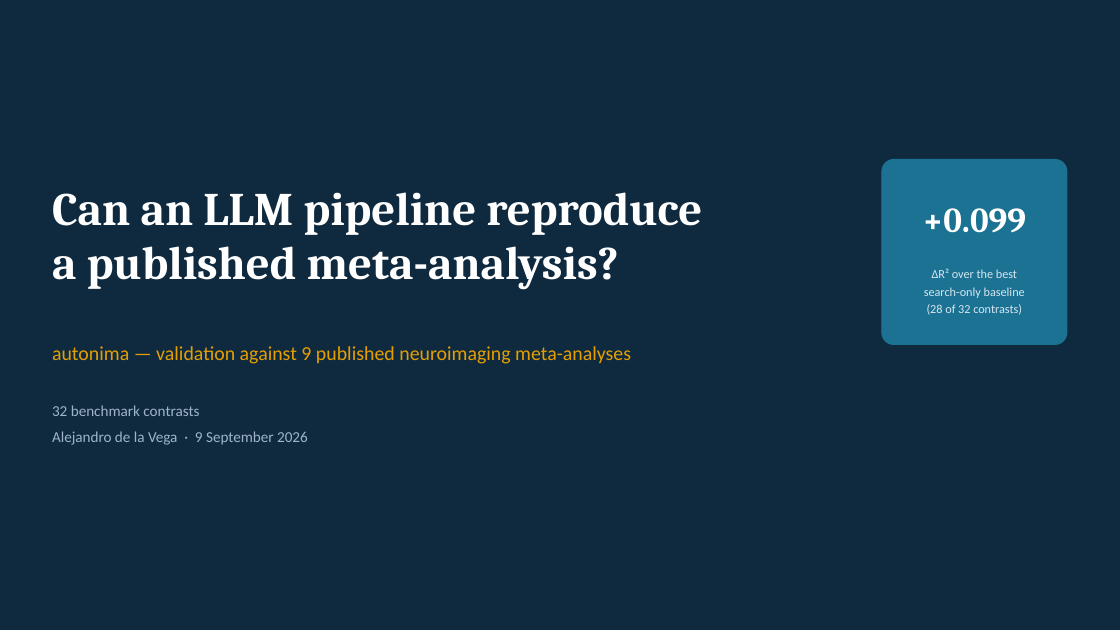
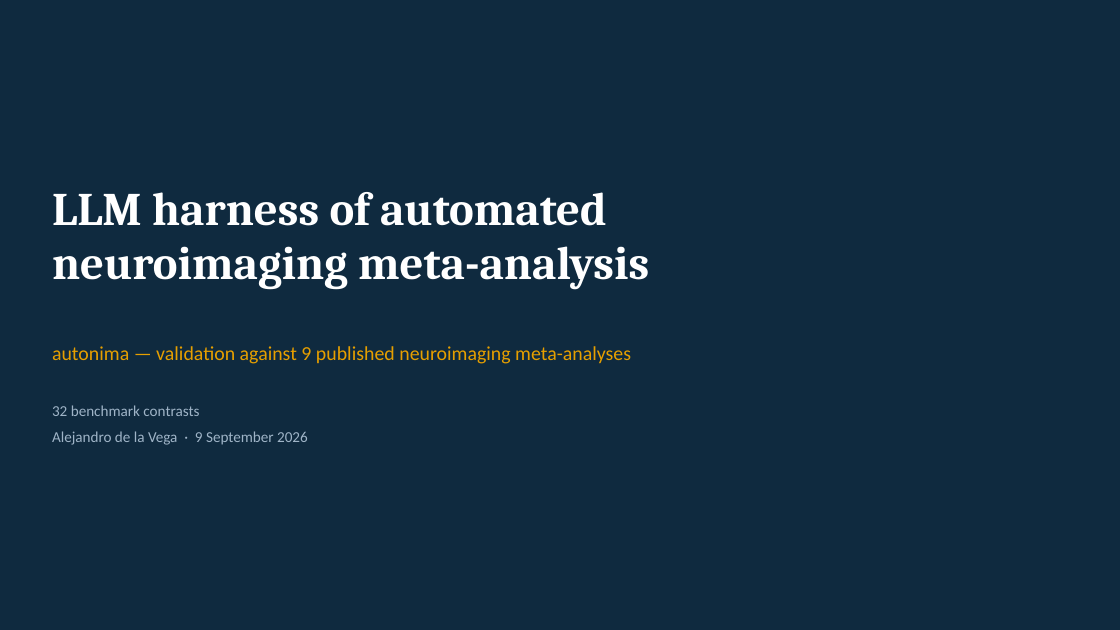
Before and after one commit to neurostuff/autonima-results, a slide deck: slide 1 of autonima_results_deck.pptx. Drawn at 1120x630 pixels with LibreOffice and Linux fonts; fonts in the diff are those of the drawing. Boxes give left, top, right and bottom in pixels: in the first picture for what was removed or moved away, otherwise in the second. Text is boxed around its words. In the diff, an @@ line names an element or a change of style, - is before the commit and + after.

```diff
--- a/autonima_results_deck.pptx
+++ b/autonima_results_deck.pptx
@@ rounded rectangle removed at (882,160,1067,344) @@
@@ text at (52,192,649,290): text changed @@
-Can an LLM pipeline reproduce
-a published meta-analysis?
+LLM harness of automated
+neuroimaging meta-analysis
@@ text removed at (923,208,1026,233) @@
-+0.099
@@ text removed at (924,268,1025,315) @@
-ΔR² over the best
-search-only baseline
-(28 of 32 contrasts)
```
Also in this commit, not shown: 1 other slide changed, 1 slide added, 1 slide removed, 5 other files.
